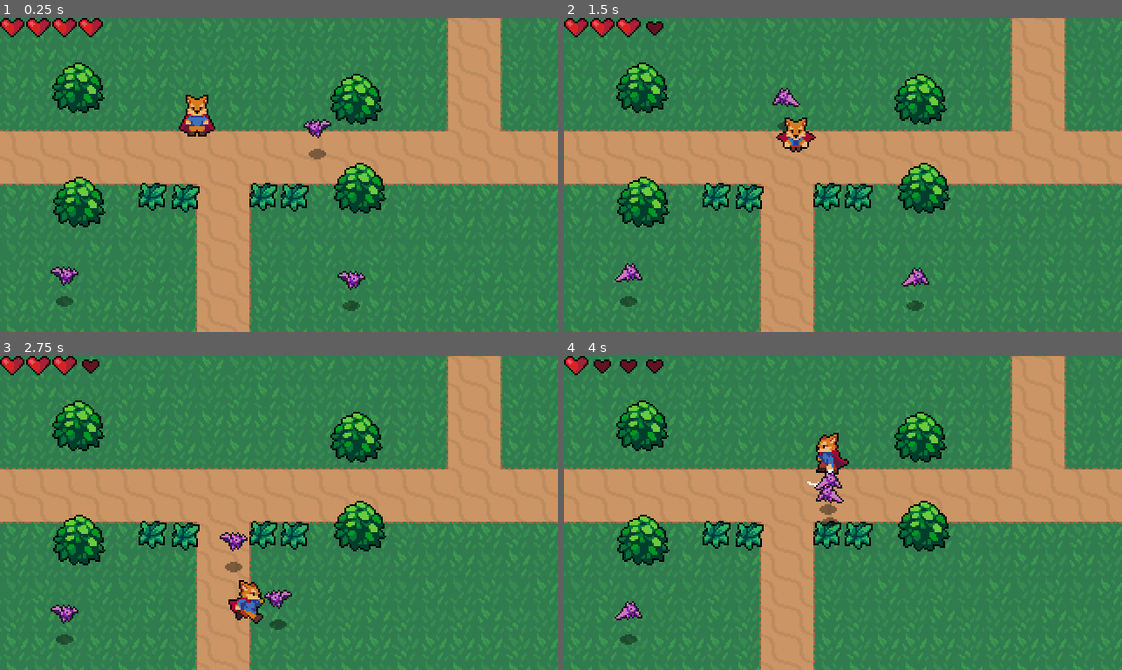
Above: before the commit, frames 1-4 (two rows, left to right).
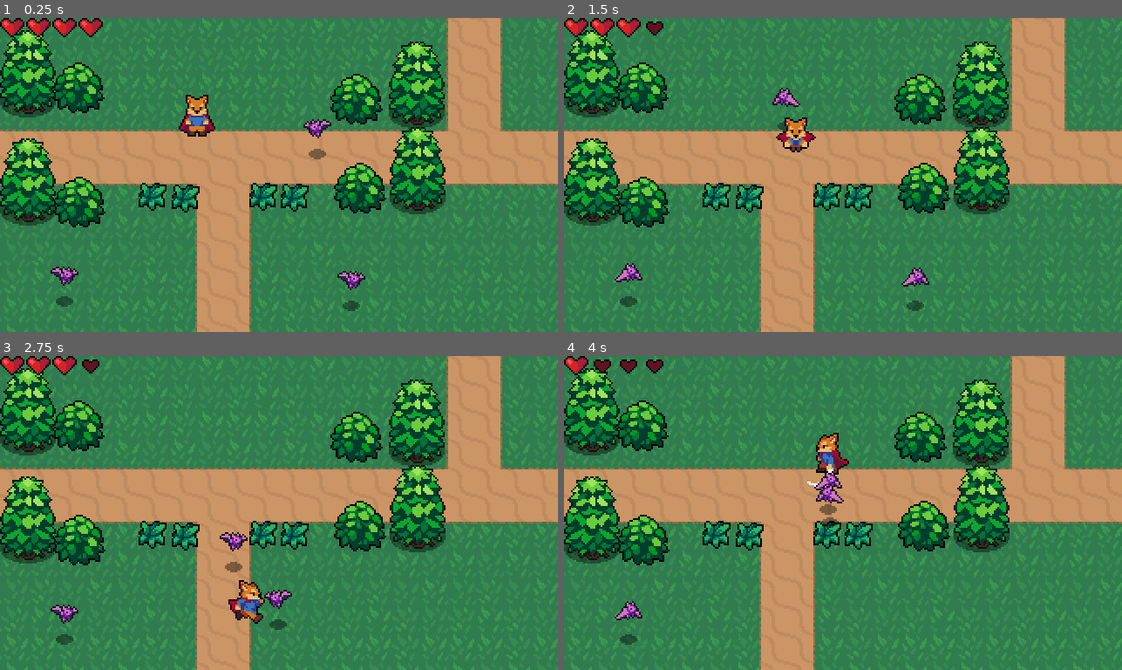
Above: after the commit, the same moments.

Repository: Firet/2d-action-rpg
Game: Godot game, scene res://World.tscn
The game is run twice, just before and just after one commit, with the same random seed, the same clock (stepped at 60 frames per second) and the same inputs.
Inputs:
- Up to frame 1 (0.25 s): no input
- Up to frame 2 (1.5 s): hold Right (ui_right) 0.53-1.28 s; tap J (attack) at 0.6 s; hold Down (ui_down) from 1.28 s (still down); tap X (roll) at 1.35 s
- Up to frame 3 (2.75 s): release Down (ui_down) at 2.03 s; hold Right (ui_right) from 2.03 s (still down); tap J (attack) at 2.1 s
- Up to frame 4 (4 s): release Right (ui_right) at 2.78 s; hold Up (ui_up) 2.78-3.53 s; tap X (roll) at 2.85 s; hold Left (ui_left) from 3.53 s (still down); tap J (attack) at 3.6 s

The runs differ from the first frame. In frame 1, 9.0% of the frame differs, in the area x 0-80%, y 3-67%; in frame 2, 9.0%; in frame 3, 9.0%; in frame 4, 9.0%.

Commit message:
Add tree scene

Diff:
--- a/UI/HealthUI.tscn
+++ b/UI/HealthUI.tscn
@@ -5,7 +5,7 @@
 [ext_resource path="res://UI/HeartUIFull.png" type="Texture" id=3]
 
 [node name="HealthUI" type="Control"]
-margin_right = 80.0
+margin_right = 60.0
 margin_bottom = 12.0
 script = ExtResource( 1 )
 __meta__ = {
@@ -19,7 +19,7 @@
 stretch_mode = 2
 
 [node name="HeartUIFull" type="TextureRect" parent="."]
-margin_right = 45.0
+margin_right = 59.0
 margin_bottom = 11.0
 texture = ExtResource( 3 )
 expand = true
--- a/World.tscn
+++ b/World.tscn
@@ -7,6 +7,7 @@
 [ext_resource path="res://World/Grass.tscn" type="PackedScene" id=5]
 [ext_resource path="res://Enemies/Bat.tscn" type="PackedScene" id=6]
 [ext_resource path="res://UI/HealthUI.tscn" type="PackedScene" id=7]
+[ext_resource path="res://World/Tree.tscn" type="PackedScene" id=8]
 
 [sub_resource type="TileSet" id=1]
 0/name = "DirtTileset.png 0"
@@ -80,6 +81,20 @@
 [node name="Grass4" parent="YSort/Grass" instance=ExtResource( 5 )]
 position = Vector2( 161.086, 95.0168 )
 
+[node name="Trees" type="YSort" parent="YSort"]
+
+[node name="Tree" parent="YSort/Trees" instance=ExtResource( 8 )]
+position = Vector2( 238.888, 53.4111 )
+
+[node name="Tree2" parent="YSort/Trees" instance=ExtResource( 8 )]
+position = Vector2( 16.0313, 47.1393 )
+
+[node name="Tree3" parent="YSort/Trees" instance=ExtResource( 8 )]
+position = Vector2( 16.0313, 109.021 )
+
+[node name="Tree4" parent="YSort/Trees" instance=ExtResource( 8 )]
+position = Vector2( 239.724, 102.749 )
+
 [node name="Bat" parent="YSort" instance=ExtResource( 6 )]
 position = Vector2( 188.778, 79.4207 )
 
--- /dev/null
+++ b/World/Tree.tscn
@@ -0,0 +1,21 @@
+[gd_scene load_steps=4 format=2]
+
+[ext_resource path="res://World/Tree.png" type="Texture" id=1]
+[ext_resource path="res://Shadows/LargeShadow.png" type="Texture" id=2]
+
+[sub_resource type="CapsuleShape2D" id=1]
+height = 8.13036
+
+[node name="Tree" type="StaticBody2D"]
+
+[node name="ShadowSprite" type="Sprite" parent="."]
+texture = ExtResource( 2 )
+
+[node name="Sprite" type="Sprite" parent="."]
+position = Vector2( 0, -16.041 )
+texture = ExtResource( 1 )
+
+[node name="CollisionShape2D" type="CollisionShape2D" parent="."]
+position = Vector2( 0, -2.1 )
+rotation = 1.5708
+shape = SubResource( 1 )
Not shown: 1 places in World.tscn that only renumber resources
